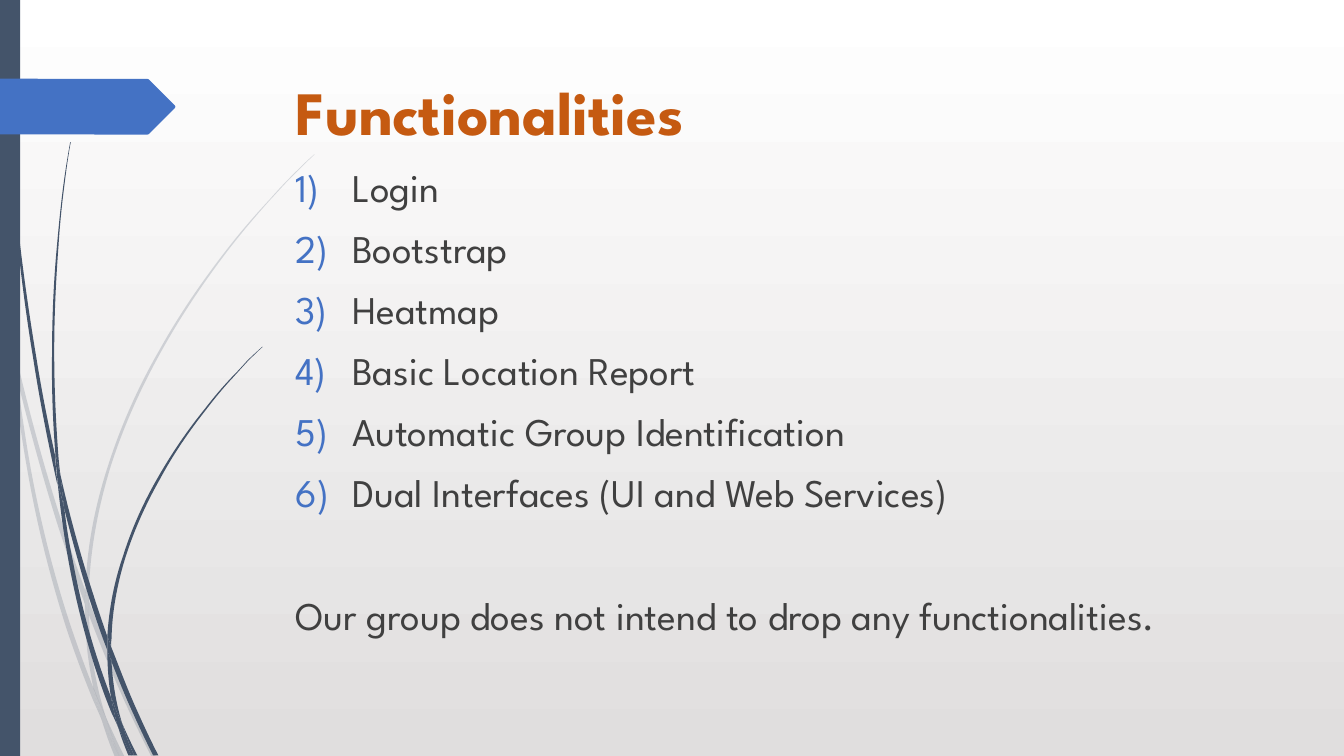
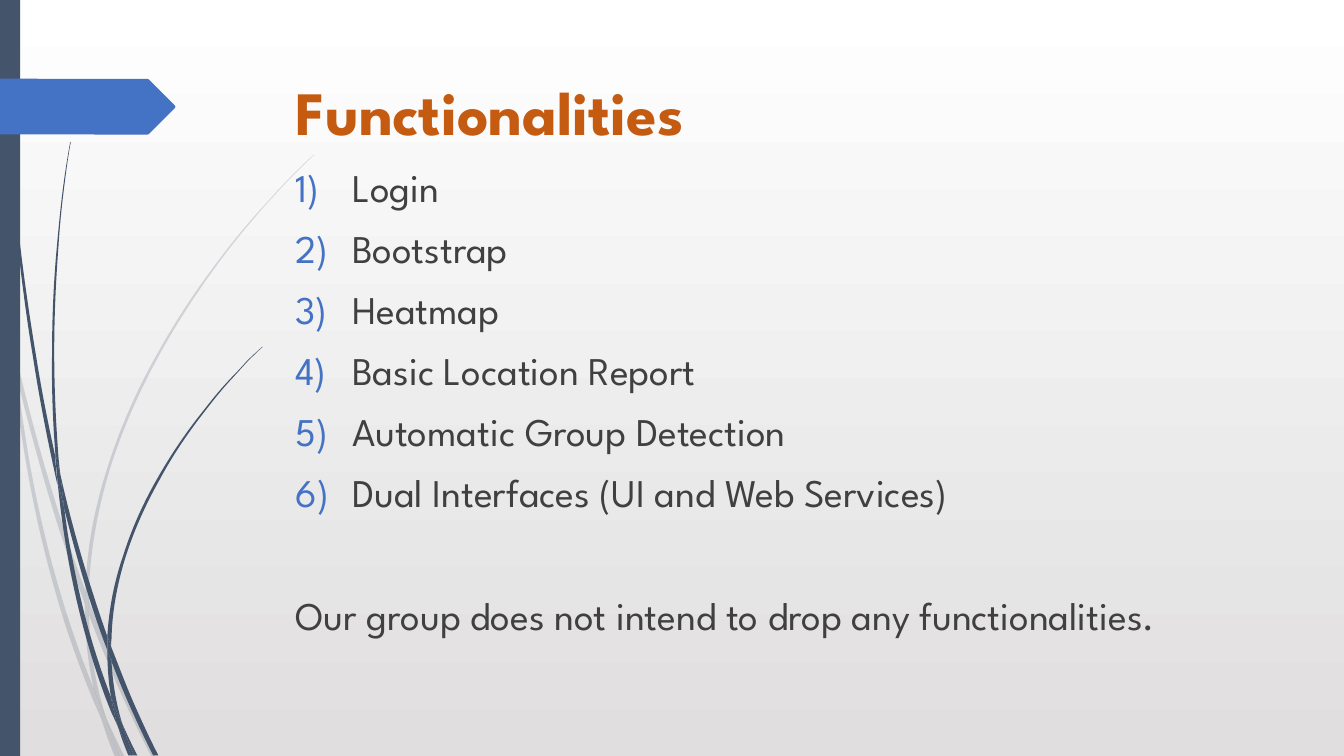
Before and after one commit to shreyasparbat/Location-Analytics-Project, a slide deck: slide 5 of Documents/Presentation/Project Management Review 4th October.pptx. Drawn at 1344x756 pixels with LibreOffice and Linux fonts; fonts in the diff are those of the drawing. Boxes give left, top, right and bottom in pixels: in the first picture for what was removed or moved away, otherwise in the second. Text is boxed around its words. In the diff, an @@ line names an element or a change of style, - is before the commit and + after.

```diff
--- a/Documents/Presentation/Project Management Review 4th October.pptx
+++ b/Documents/Presentation/Project Management Review 4th October.pptx
@@ text at box(352, 419, 785, 454): text changed @@
-5) Automatic Group Identification
+5) Automatic Group Detection
```
Also in this commit, not shown: 6 other slides changed, 3 other files.
